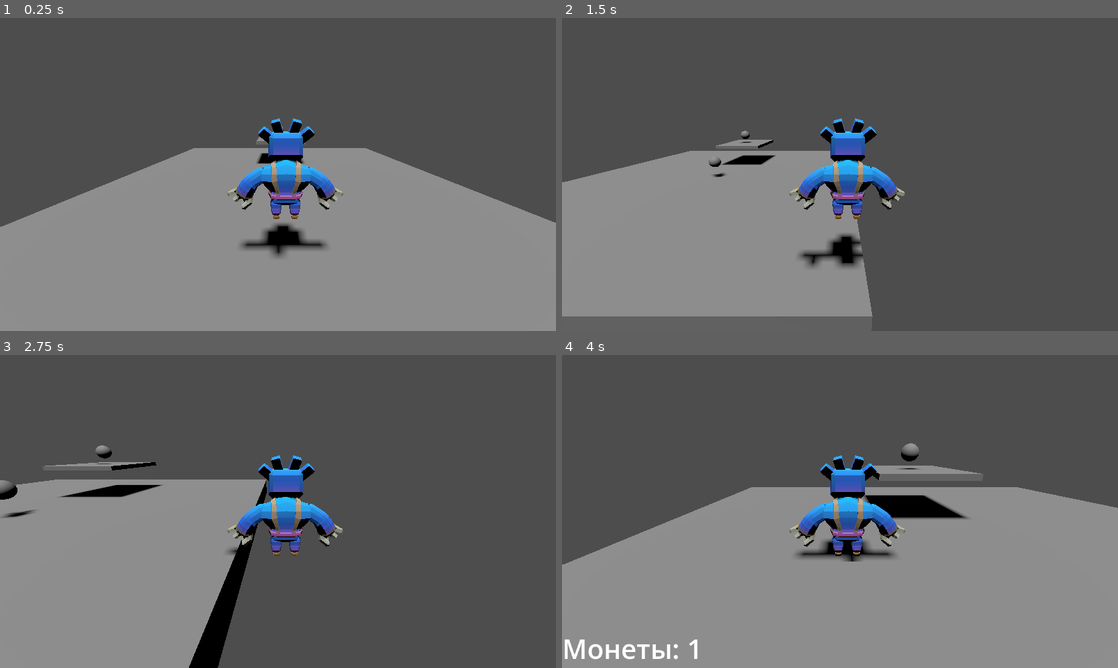
Above: before the commit, frames 1-4 (two rows, left to right).
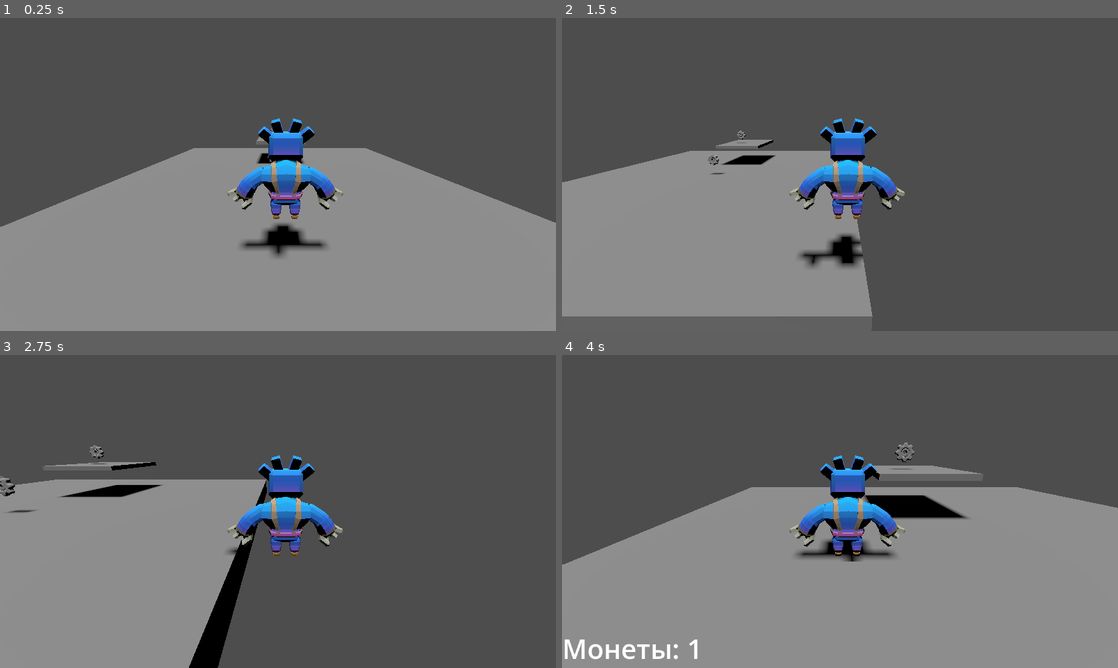
Above: after the commit, the same moments.

Repository: TimurBysky/3D-Platformer-with-Basic-Elements
Game: Godot game, scene res://main.tscn
The game is run twice, just before and just after one commit, with the same random seed, the same clock (stepped at 60 frames per second) and the same inputs.
Inputs:
- Up to frame 1 (0.25 s): no input
- Up to frame 2 (1.5 s): hold D (right) 0.53-1.28 s; tap Space (jump) at 0.77 s; hold S (backward) from 1.28 s (still down)
- Up to frame 3 (2.75 s): tap Space (jump) at 1.52 s; release S (backward) at 2.03 s; hold D (right) from 2.03 s (still down)
- Up to frame 4 (4 s): release D (right) at 2.78 s; hold W (forward) 2.78-3.53 s; tap Space (jump) at 3.02, 3.77 s; hold A (left) from 3.53 s (still down)

The runs differ from the first frame. In frame 1, less than 0.1% of the frame differs, in the area x 48-51%, y 34-46%; in frame 2, 0.1%; in frame 3, 0.3%, in the area x 0-21%, y 28-52%; in frame 4, 0.2%.

Commit message:
Доабвление 3D моделей 2

Diff:
--- a/Level.tscn
+++ b/Level.tscn
@@ -1,6 +1,6 @@
-[gd_scene load_steps=9 format=3 uid="uid://cq2vhb2dle274"]
+[gd_scene load_steps=7 format=3 uid="uid://cq2vhb2dle274"]
 
-[ext_resource type="Script" uid="uid://bm7qb1w8ptvmj" path="res://area_3d_3.gd" id="1_bexhn"]
+[ext_resource type="PackedScene" uid="uid://dbu4vboc50wuj" path="res://coin.tscn" id="1_2nifc"]
 [ext_resource type="Script" uid="uid://d15tmc1x6garl" path="res://area_3d.gd" id="2_t7iv1"]
 [ext_resource type="PackedScene" uid="uid://m7ygpt0aurvh" path="res://game_ui.tscn" id="3_2nifc"]
 
@@ -8,11 +8,6 @@
 
 [sub_resource type="BoxShape3D" id="BoxShape3D_bexhn"]
 size = Vector3(7.94707, 0.694397, 8.89586)
-
-[sub_resource type="SphereShape3D" id="SphereShape3D_t7iv1"]
-radius = 0.647405
-
-[sub_resource type="SphereMesh" id="SphereMesh_qhyq2"]
 
 [sub_resource type="HeightMapShape3D" id="HeightMapShape3D_bexhn"]
 
@@ -39,25 +34,11 @@
 transform = Transform3D(1, 0, 0, 0, 1, 0, 0, 0, 1, -0.0140305, -0.152802, 0.0163651)
 shape = SubResource("BoxShape3D_bexhn")
 
-[node name="Coin" type="Area3D" parent="."]
-transform = Transform3D(0.315, 0, 0, 0, 0.315, 0, 0, 0, 0.315, -0.0555103, 0.627098, 0)
-script = ExtResource("1_bexhn")
+[node name="Coin" parent="." instance=ExtResource("1_2nifc")]
+transform = Transform3D(0.315, 0, 0, 0, 0.315, 0, 0, 0, 0.315, -0.170994, 0.669073, -0.119779)
 
-[node name="CollisionShape3D" type="CollisionShape3D" parent="Coin"]
-shape = SubResource("SphereShape3D_t7iv1")
-
-[node name="MeshInstance3D" type="MeshInstance3D" parent="Coin"]
-mesh = SubResource("SphereMesh_qhyq2")
-
-[node name="Coin2" type="Area3D" parent="."]
-transform = Transform3D(0.315, 0, 0, 0, 0.315, 0, 0, 0, 0.315, -0.0555103, 1.20147, -2.18245)
-script = ExtResource("1_bexhn")
-
-[node name="CollisionShape3D" type="CollisionShape3D" parent="Coin2"]
-shape = SubResource("SphereShape3D_t7iv1")
-
-[node name="MeshInstance3D" type="MeshInstance3D" parent="Coin2"]
-mesh = SubResource("SphereMesh_qhyq2")
+[node name="Coin2" parent="." instance=ExtResource("1_2nifc")]
+transform = Transform3D(0.315, 0, 0, 0, 0.315, 0, 0, 0, 0.315, -0.170994, 1.19999, -2.1079)
 
 [node name="death_area" type="Area3D" parent="."]
 transform = Transform3D(1, 0, 0, 0, 1, 0, 0, 0, 1, 0, 0.456607, 0)
@@ -71,6 +52,4 @@
 
 [node name="GameUI" parent="CanvasLayer" instance=ExtResource("3_2nifc")]
 
-[connection signal="body_entered" from="Coin" to="Coin" method="_on_body_entered"]
-[connection signal="body_entered" from="Coin2" to="Coin2" method="_on_body_entered"]
 [connection signal="body_entered" from="death_area" to="death_area" method="_on_body_entered"]
--- /dev/null
+++ b/coin.tscn
@@ -0,0 +1,20 @@
+[gd_scene load_steps=4 format=3 uid="uid://dbu4vboc50wuj"]
+
+[ext_resource type="Script" uid="uid://bm7qb1w8ptvmj" path="res://area_3d_3.gd" id="1_d5gmh"]
+[ext_resource type="PackedScene" uid="uid://8y3vwabl3opb" path="res://gear_3d_icon.glb" id="2_0t63x"]
+
+[sub_resource type="CapsuleShape3D" id="CapsuleShape3D_v7riw"]
+radius = 0.552901
+height = 1.18866
+
+[node name="Coin" type="Area3D"]
+transform = Transform3D(0.455, 0, 0, 0, 0.455, 0, 0, 0, 0.455, 0, 0, 0)
+script = ExtResource("1_d5gmh")
+
+[node name="CollisionShape3D" type="CollisionShape3D" parent="."]
+shape = SubResource("CapsuleShape3D_v7riw")
+
+[node name="Sketchfab_Scene" parent="." instance=ExtResource("2_0t63x")]
+transform = Transform3D(0.16, 0, 0, 0, 0.16, 0, 0, 0, 0.16, 0, 0, 0.100205)
+
+[connection signal="body_entered" from="." to="." method="_on_body_entered"]
Binary file added: gear_3d_icon.glb
Not shown, added: gear_3d_icon.glb.import
